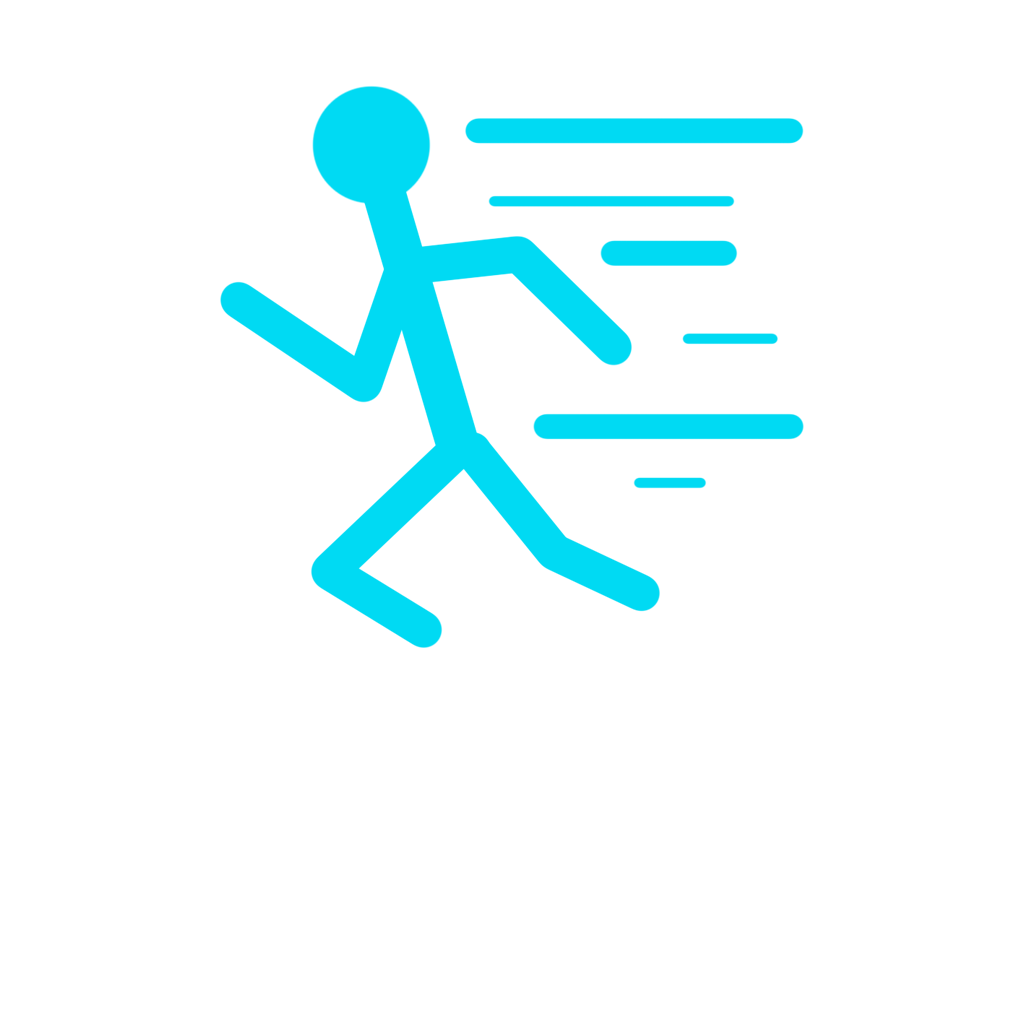
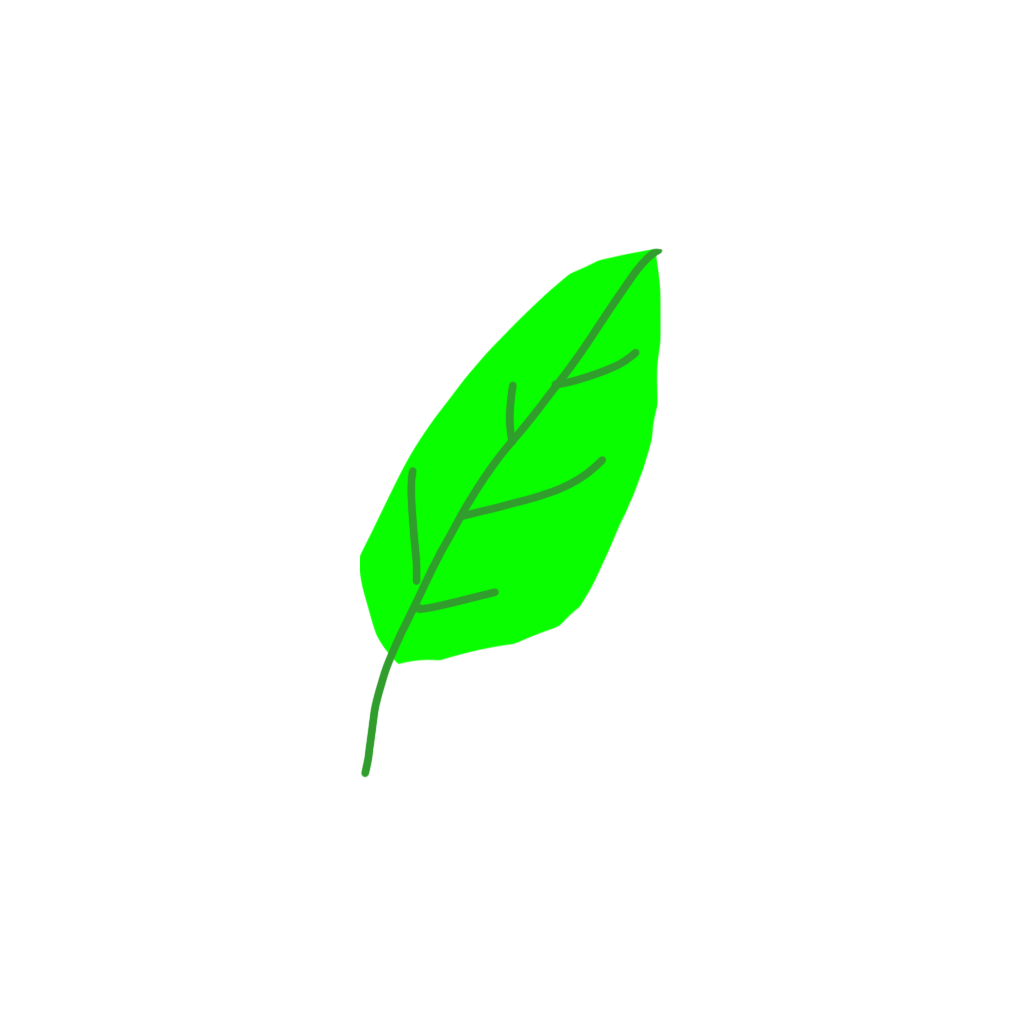
Layer changes from the first 1024px x 1024px image to the second:
showed "Calque 2", painted on it over [227, 248, 665, 778]
hid "Calque 1" over [220, 85, 804, 648]
